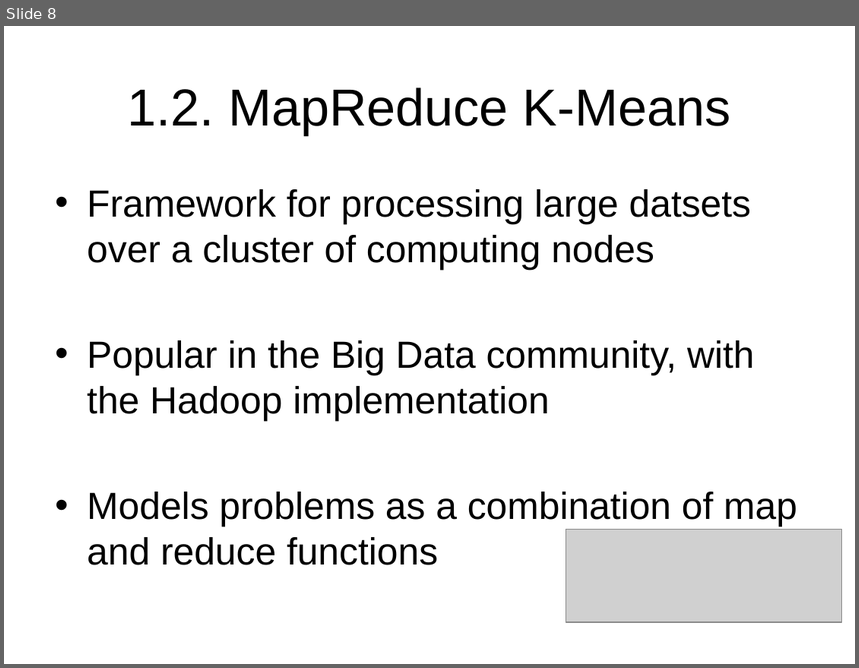
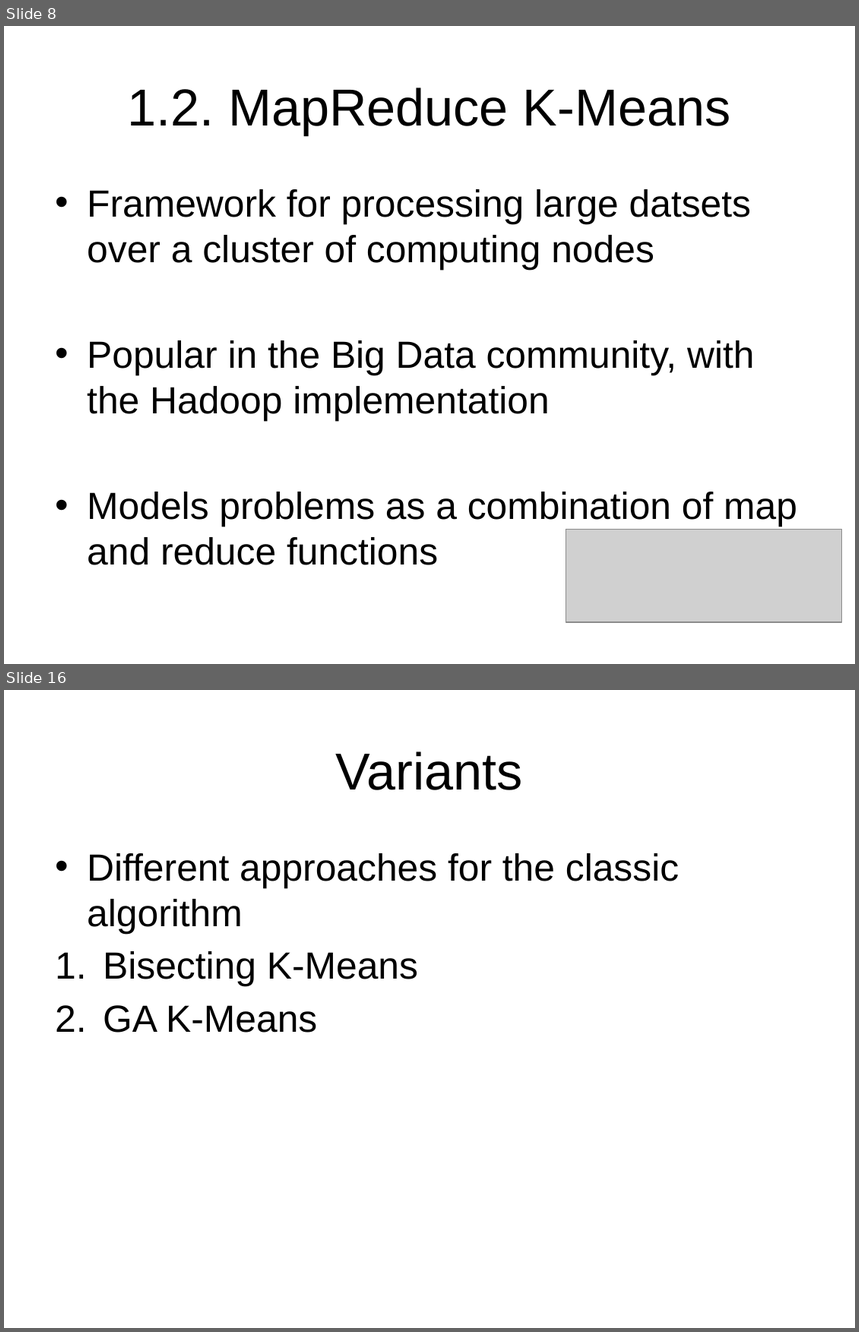
Before and after one commit to StefanSebastian/BeerReviewClustering, a slide deck: referate/amda/r1/presentation/presentation.pptx. Shown one above the other, each under a label of ours: slide 8 before the commit, slides 8 and 16 after it; the slides between them are not shown. The pictures are 859x668 and 859x1332 pixels, drawn with LibreOffice and Linux fonts; fonts in the diff are those of the drawing; grey boxes stand for pictures; background and template pictures are left out. Boxes give left, top, right and bottom in pixels: in the first picture for what was removed or moved away, otherwise in the second. Text is boxed around its words. In the diff, an @@ line names an element or a change of style, - is before the commit and + after.

```diff
--- a/referate/amda/r1/presentation/presentation.pptx
+++ b/referate/amda/r1/presentation/presentation.pptx
@@ slide 16 added at (x1=4, y1=690, x2=855, y2=1328), background picture (left out) @@
@@ title added at (x1=336, y1=752, x2=523, y2=790), 44 pt, text #000000 @@
+Variants
@@ text added at (x1=87, y1=853, x2=679, y2=1033), 32 pt, text #000000 @@
+• Different approaches for the classic algorithm
+1. Bisecting K-Means
+2. GA K-Means
```
Also in this commit, not shown: 2 slides changed, 11 other slides added.
